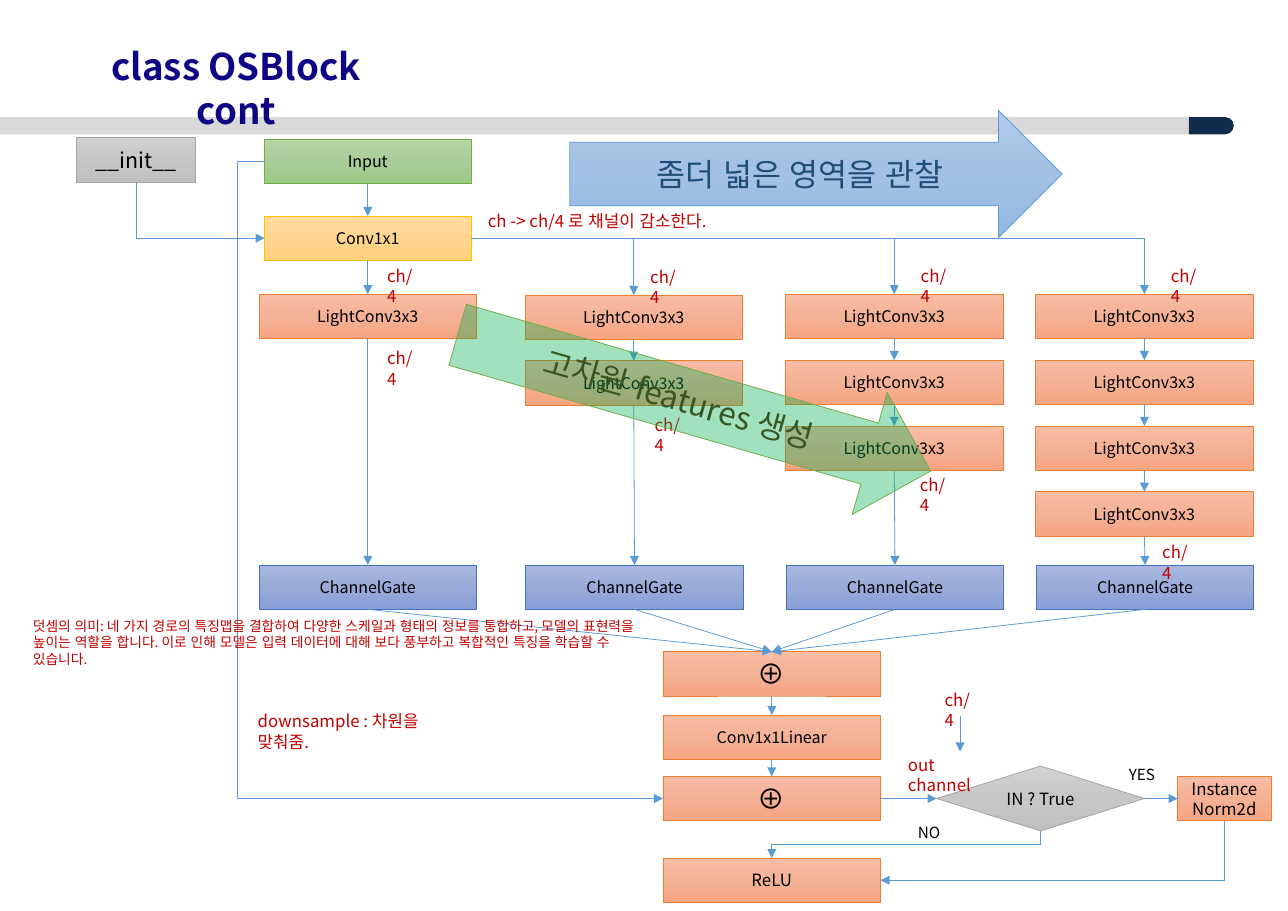
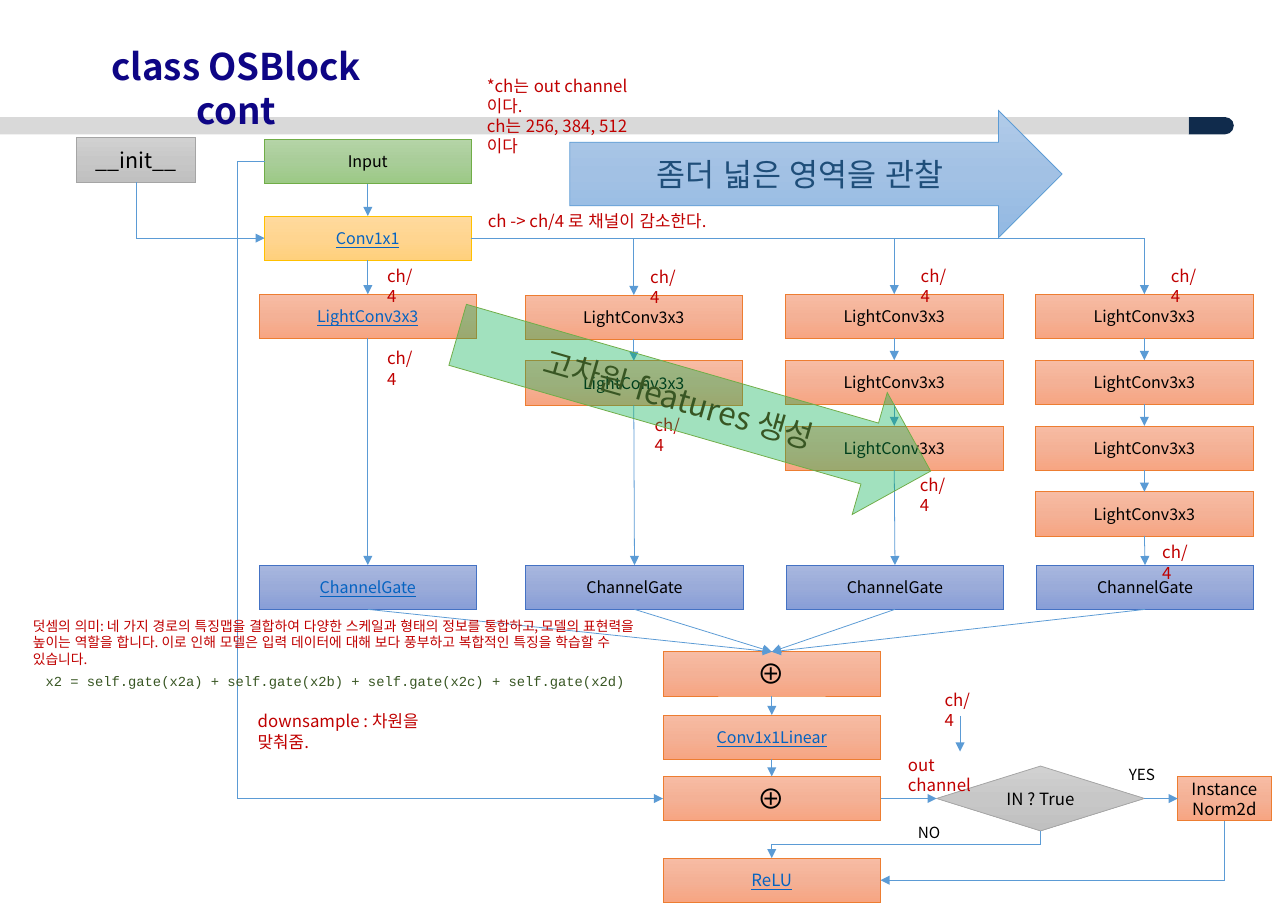
Before and after one commit to ksyoon70/deep-person-reid, a slide deck: slide 15 of deep-person-reid_이해.pptx. Drawn at 1288x911 pixels with LibreOffice and Linux fonts; fonts in the diff are those of the drawing; background and template pictures are left out. Boxes give left, top, right and bottom in pixels: in the first picture for what was removed or moved away, otherwise in the second. Text is boxed around its words. In the diff, an @@ line names an element or a change of style, - is before the commit and + after.

```diff
--- a/deep-person-reid_이해.pptx
+++ b/deep-person-reid_이해.pptx
@@ text added at [487,78,627,154], 11 pt, text #C00000 @@
+*ch는 out channel이다.
+ch는 256, 384, 512 이다
@@ text added at [46,676,625,691], 9 pt, text #385723 @@
+x2 = self.gate(x2a) + self.gate(x2b) + self.gate(x2c) + self.gate(x2d)
@@ text colour #000000 to #0563C1, underline on in 5 elements at [264,216,470,260], [259,294,476,338], [259,565,476,609], [663,715,880,759], [663,858,880,902] @@
```
Also in this commit, not shown: 10 other slides changed, 10 slides added, 2 other files.
